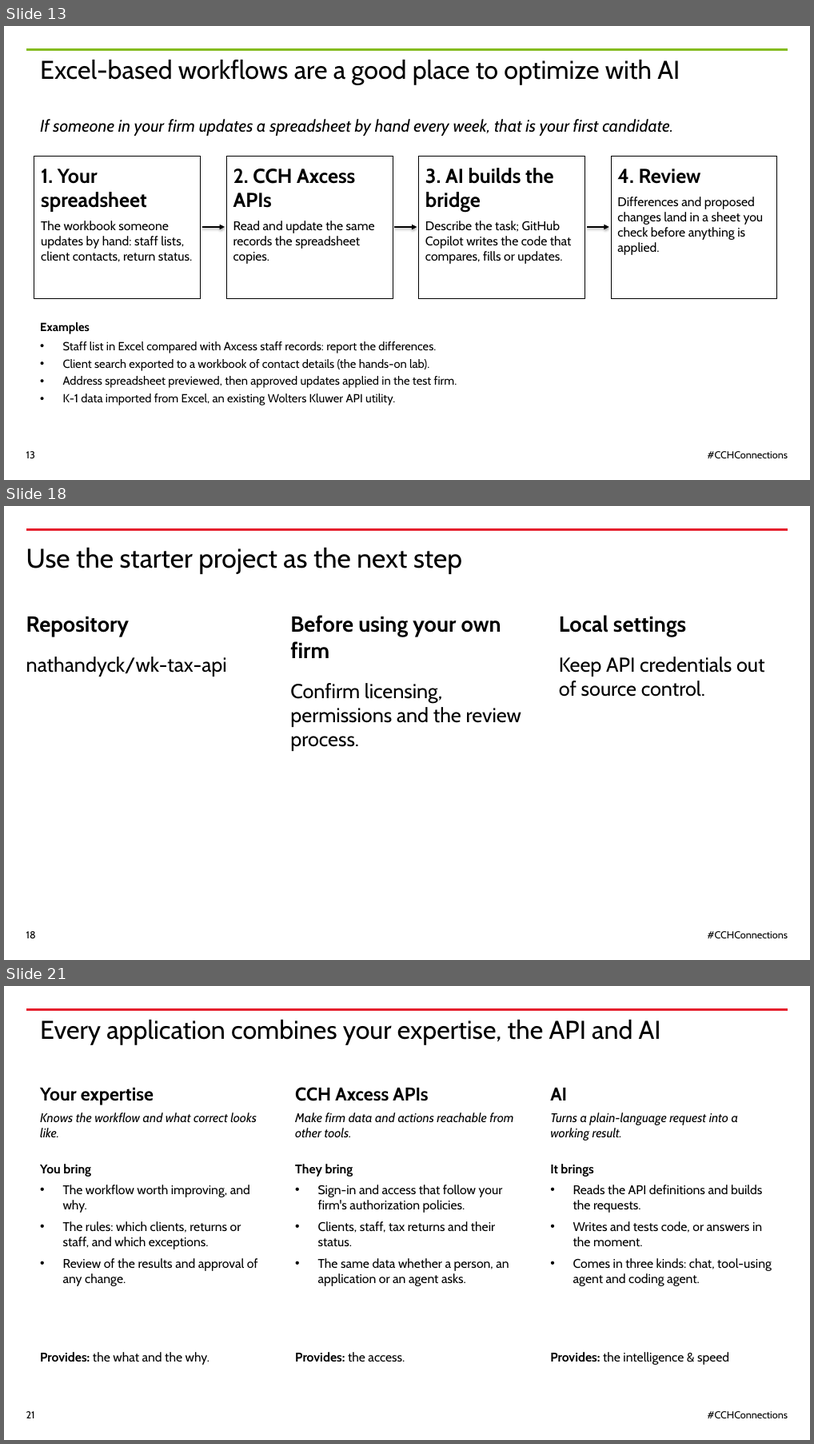
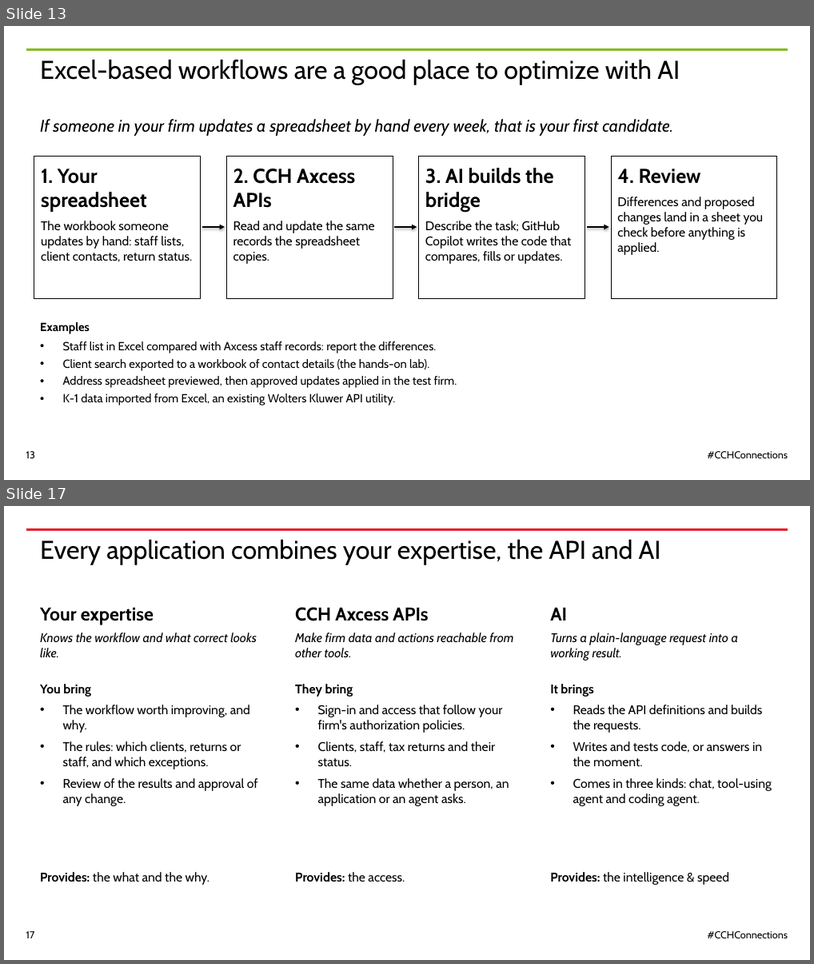
Before and after one commit to nathandyck/wk-tax-api, a slide deck: presentation/CCH-Connections-2026-WK-template.pptx. Shown one above the other, each under a label of ours: slides 13, 18 and 21 before the commit, slides 13 and 17 after it; the slides between them are not shown. The pictures are 814x1444 and 814x964 pixels, drawn with LibreOffice and Linux fonts; fonts in the diff are those of the drawing. Boxes give left, top, right and bottom in pixels: in the first picture for what was removed or moved away, otherwise in the second. Text is boxed around its words. In the diff, an @@ line names an element or a change of style, - is before the commit and + after.

```diff
--- a/presentation/CCH-Connections-2026-WK-template.pptx
+++ b/presentation/CCH-Connections-2026-WK-template.pptx
@@ slide 18 removed at box(4, 506, 810, 960), background #FFFFFF; not listed: 1 template element that a slide beside it also shows @@
@@ title removed at box(26, 547, 462, 574) @@
-Use the starter project as the next step
@@ text removed at box(26, 616, 129, 636) @@
-Repository
@@ text removed at box(290, 615, 502, 658) @@
-Before using your own firm
@@ text removed at box(559, 615, 686, 636) @@
-Local settings
@@ text removed at box(26, 656, 227, 676) @@
-nathandyck/wk-tax-api
@@ text removed at box(559, 656, 766, 696) @@
-Keep API credentials out of source control.
@@ text removed at box(290, 683, 522, 751) @@
-Confirm licensing, permissions and the review process.
@@ page number removed at box(26, 931, 36, 938) @@
-18
@@ text removed at box(708, 931, 788, 938) @@
-#CCHConnections
@@ what was slide 21 is now slide 17 @@
@@ page number at box(26, 931, 35, 938): text changed @@
-21
+17
```
Also in this commit, not shown: 5 slides changed, 10 slides added, 12 other slides removed.
